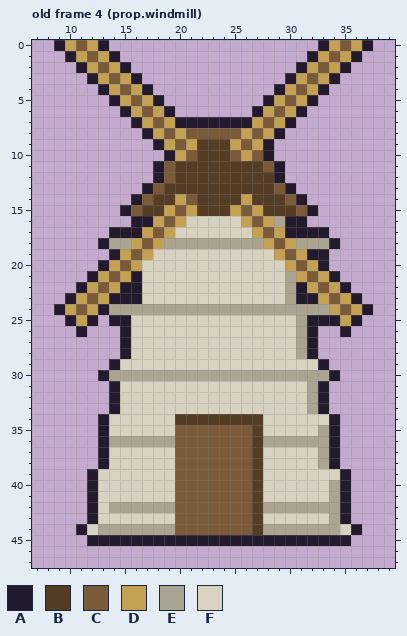
Two states of a pixel-art file, assets/aseprite/props_big.aseprite. The first picture shows the starting point.
48x48 pixels, 5 frames. Shown: old frame 4 (prop.windmill): x 7..39, y 0..47. The commit also changed other frames, which this record leaves out.
Palette (. is transparent): A #241a2e  B #553d25  C #7a5a38  D #c4a052  E #aba490  F #d8d2c0
Pixels before, old frame 4 (prop.windmill), first column x 9:
 0 ADCDA...................ADCDA
 1 .ADCDA.................ADCDA.
 2 ..ADCDA...............ADCDA..
 3 ...ADCDA.............ADCDA...
 4 ....ADCDA...........ADCDA....
 5 .....ADCDA.........ADCDA.....
 6 ......ADCDA.......ADCDA......
 7 .......ADCDAAAAAAADCDA.......
 8 ........ADCDCCCCCDCDA........
 9 .........ADCDBBBDCDA.........
10 ..........ADCBBBCDCA.........
11 .........ACBBBBBBBBCA........
12 .........ACBBBBBBBBBA........
13 ........ACBBBBBBBBBBCA.......
14 .......ACBBDCBBBBDBBBCA......
15 ......ACBBDCDBBBDCDBBBCA.....
16 .......AADCDFFFFFDCDEAA......
17 .....AAADCDFFFFFFFDCDAAAA....
18 ....AEEDCDEEEEEEEEEDCDEEEA...
19 .....ADCDFFFFFFFFFFFDCDAA....
20 ....ADCDFFFFFFFFFFFFFDCDA....
21 ...ADCDAFFFFFFFFFFFFFEDCDA...
22 ..ADCDAAFFFFFFFFFFFFFEADCDA..
23 .ADCDAAAFFFFFFFFFFFFFEAADCDA.
24 ADCDAEEEEEEEEEEEEEEEEEEEEDCDA
25 .ADA.AAFFFFFFFFFFFFFFFEAAADA.
26 ..A...AFFFFFFFFFFFFFFFEA..A..
27 ......AFFFFFFFFFFFFFFFEA.....
28 ......AFFFFFFFFFFFFFFFEA.....
29 .....AFFFFFFFFFFFFFFFFFFA....
30 ....AEEEEEEEEEEEEEEEEEEEEA...
31 .....AFFFFFFFFFFFFFFFFFEA....
32 .....AFFFFFFFFFFFFFFFFFEA....
33 .....AFFFFFFFFFFFFFFFFFEA....
34 ....AFFFFFFBBBBBBBBFFFFFFA...
35 ....AFFFFFFCCCCCCCBFFFFFEA...
36 ....AEEEEEECCCCCCCBEEEEEEA...
37 ....AFFFFFFCCCCCCCBFFFFFEA...
38 ....AFFFFFFCCCCCCCBFFFFFEA...
39 ...AFFFFFFFCCCCCCCBFFFFFFFA..
40 ...AFFFFFFFCCCCCCCBFFFFFFEA..
41 ...AFFFFFFFCCCCCCCBFFFFFFEA..
42 ...AFEEEEEECCCCCCCBEEEEEEEA..
43 ...AFFFFFFFCCCCCCCBFFFFFFEA..
44 ..AFEEEEEEECCCCCCCBEEEEEEEFA.
45 ...AAAAAAAAAAAAAAAAAAAAAAAA..
After:
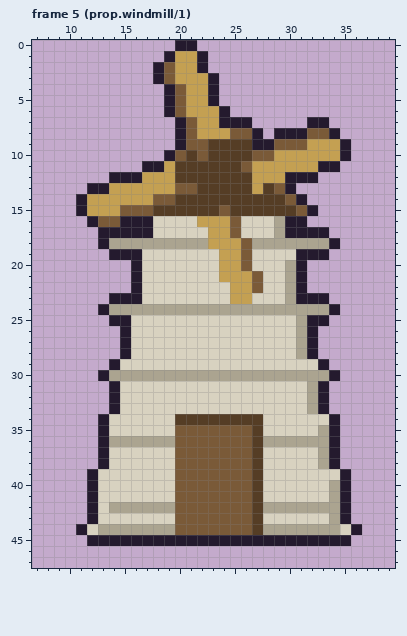
A new or re-ordered frame is compared with the old frame closest to it.
Changes in this commit:
frames 5 -> 8
Changed rows in their new state; - is an unchanged pixel.
Frame 5 (prop.windmill/1) is new; against old frame 4 (prop.windmill):
first column x 9:
 0 .....------AA-----------.....
 1 -.....----ADDA---------.....-
 2 --.....--ACDDA--------.....--
 3 ---.....-ACDDDA------.....---
 4 ----.....-ACDDA-----.....----
 5 -----.....ACDDA----.....-----
 6 ------....-CDDDA--.....------
 7 -------....-CDD---....-AA----
 8 --------...A-DDD-CA.-AACCA---
 9 ---------..ACC--BBA-CCCDDDA--
10 -----------CBC--BB-CDDDDDDA--
11 --------A-D------CDDDDDDAA---
12 -----AAADDD-------DDDAAA-----
13 ---AADDDDDDCC-----D----------
14 --ADDDDDDCCBB----B-----------
15 --ADDDC-C-BBB--CBBB----------
16 ---ACCA--FFF-DDDCFFF---------
17 ----A---AFF---DDC-FFE--------
18 -------EEE----DDDC-EEE-------
19 ------AAF------DDC--FFA------
20 ----...A-------DDC---EA..----
21 ---....--------DDDC---A...---
22 --.....---------DDC----....--
23 -....-----------DD------A...-
24 ....---------------------A...
25 -...---------------------...-
26 --.-----------------------.--
